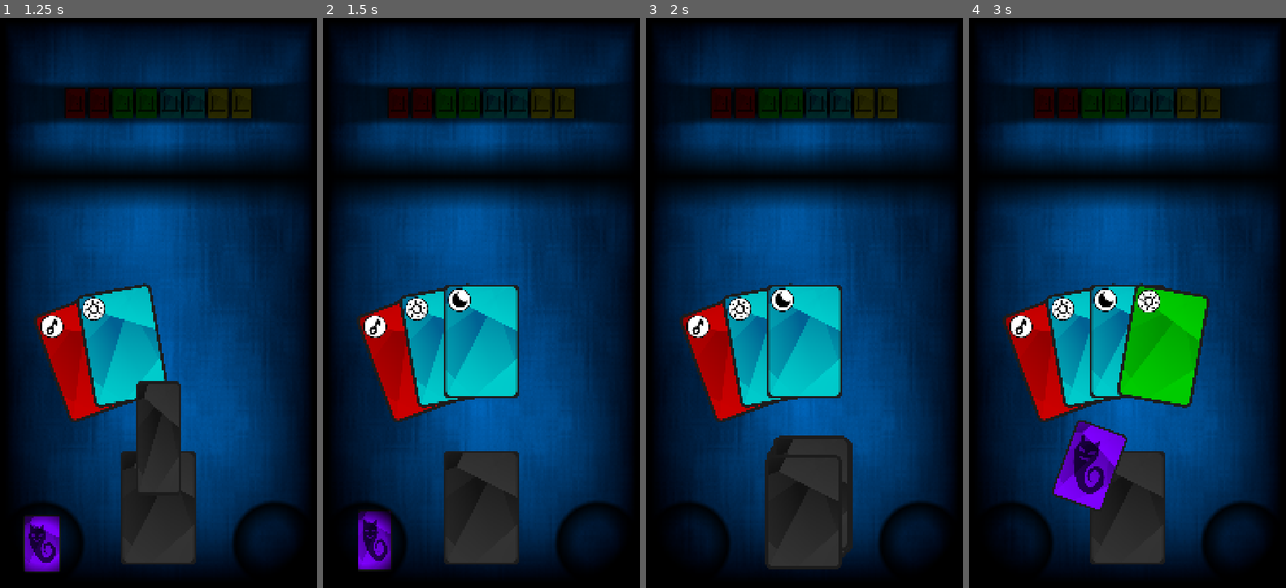
Above: before the commit, frames 1-4 (left to right).
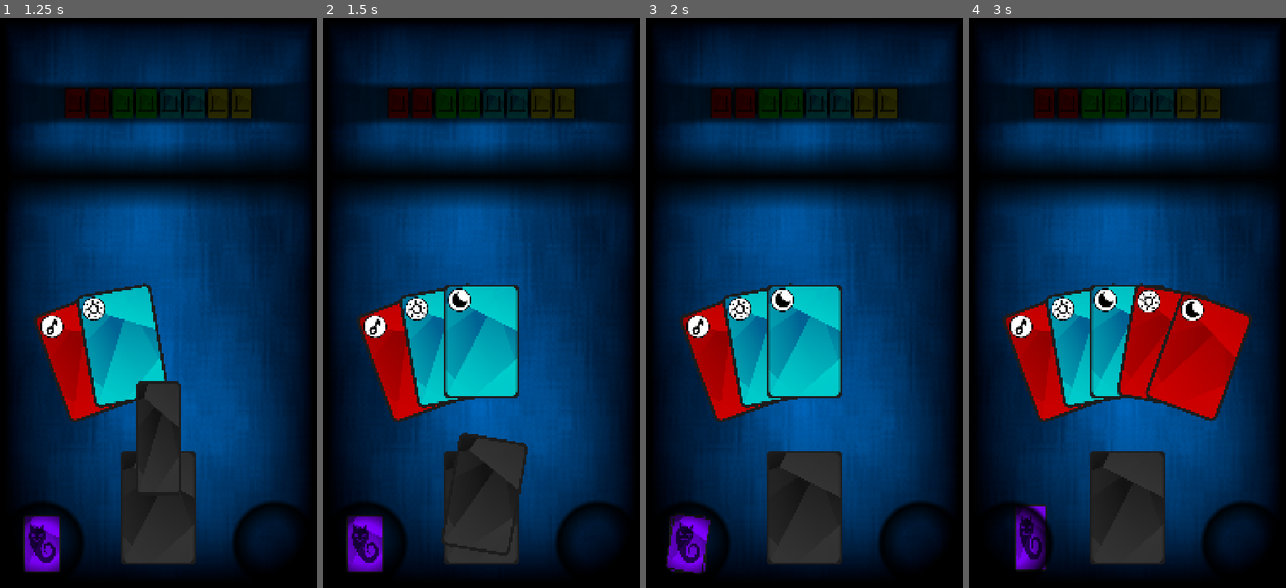
Above: after the commit, the same moments.

Repository: marcopar/Onirica
Game: Godot game, scene res://scenes/main/main.tscn
The game is run twice, just before and just after one commit, with the same random seed, the same clock (stepped at 60 frames per second) and the same inputs.
Inputs (mouse positions are in pixels of both pictures, inside the frame that each line leads up to):
- Up to frame 1 (1.25 s): drag from (158, 508) to (158, 177) at 0.52 s
- Up to frame 2 (1.5 s): drag from (364, 542) to (481, 508) at 1.27 s
- Up to frame 3 (2 s): no input
- Up to frame 4 (3 s): move the mouse to (1137, 496) at 2.02 s; click (1137, 496) at 2.17 s; drag from (1054, 360) to (1127, 177) at 2.77 s

Frame 1 is identical in both runs. In frame 2, 1.9% of the frame differs, in the area x 7-65%, y 72-98%; in frame 3, 2.7%; in frame 4, 9.8%, in the area x 14-90%, y 47-97%.

Commit message:
Nightmare discard key logic, fix start game draw logic

Diff:
--- a/project/scenes/main/main.gd
+++ b/project/scenes/main/main.gd
@@ -40,7 +40,11 @@
 	GameManager.new_game()
 	SignalManager.new_game.emit()
 	doors_panel.setup(GameManager.deck_model.get_number_of(CardManager.CARD_TYPE.DOOR))
-	draw_full_hand(true)
+	#draw full hand without empty limbo and then empty limbo
+	while await draw_card(false, false):
+		pass
+	if not GameManager.limbo.is_empty():
+		await empty_limbo()
 	#enable cards to be picked
 	set_hand_freezed(false)
 
@@ -170,7 +174,6 @@
 
 func handle_nightmare_action(type: Constants.NIGHTMARE_DISCARD, object: Variant) -> void:
 	if type == Constants.NIGHTMARE_DISCARD.HAND and object is Card:
-		print("discard hand ", object)
 		for card in GameManager.hand:
 			if card != null:
 				await animate_card_to_discard(card)
@@ -180,26 +183,25 @@
 	if type == Constants.NIGHTMARE_DISCARD.KEY and object is Card:
 		var card: Card = object
 		if card.card_model.type == CardManager.CARD_TYPE.KEY:
-			print("discard key ", object)
-			#TODO discard and animate key
+			await animate_card_to_discard(card)
+			SignalManager.card_added_to_discard.emit(card, false)
 			await discard_nightmare_card()
-			draw_card(true, false)
+			draw_full_hand(true)
 	if type == Constants.NIGHTMARE_DISCARD.DECK and object is Deck:
 		print("discard deck ", object)
 		#TODO discard and animate deck
 		await discard_nightmare_card()
-		draw_card(true, false)
+		draw_full_hand(true)
 	if type == Constants.NIGHTMARE_DISCARD.DOOR and object is DoorsButton:
 		var doors_button: DoorsButton = object
 		var color: CardManager.CARD_COLOR = doors_button.color
 		if doors_button.is_lighted() and GameManager.found_doors[color].size() > 0:
-			print("discard door ", object)
 			#put back the door in deck
 			GameManager.door_discarded(color)
 			doors_panel.set_doors_found(color, GameManager.found_doors[color].size())
 			await animate_door_discarded(color)
 			await discard_nightmare_card()
-			draw_card(true, false)
+			draw_full_hand(true)
 	pass
 
 func find_nightmare_card() -> Card:
Not shown, changed: project/export_presets.cfg
